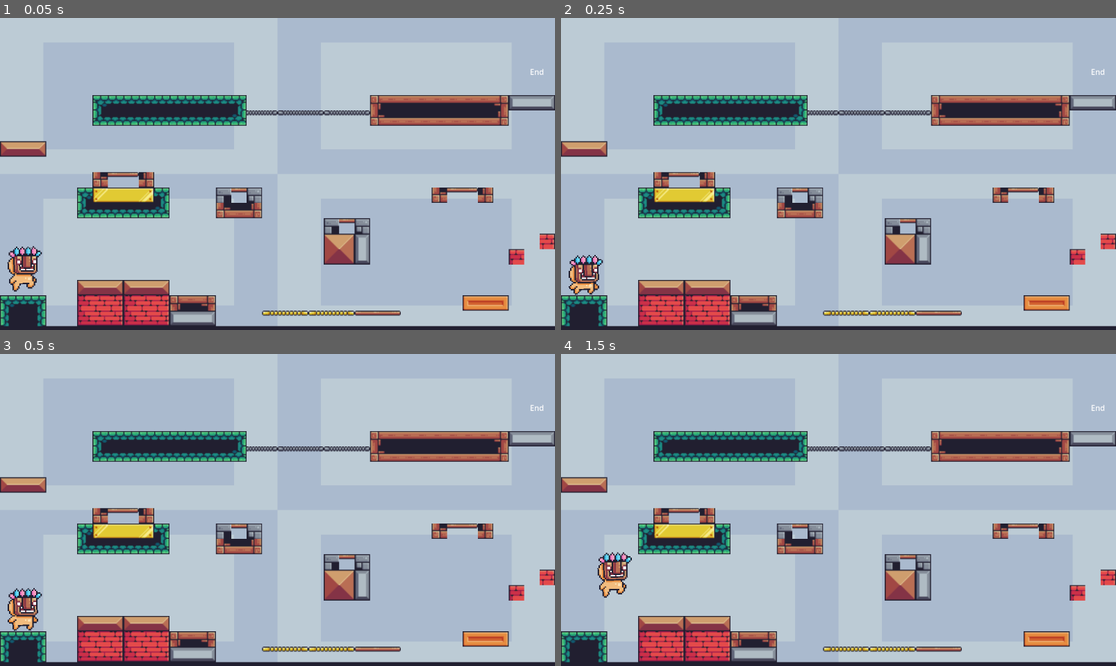
Above: before the commit, frames 1-4 (two rows, left to right).
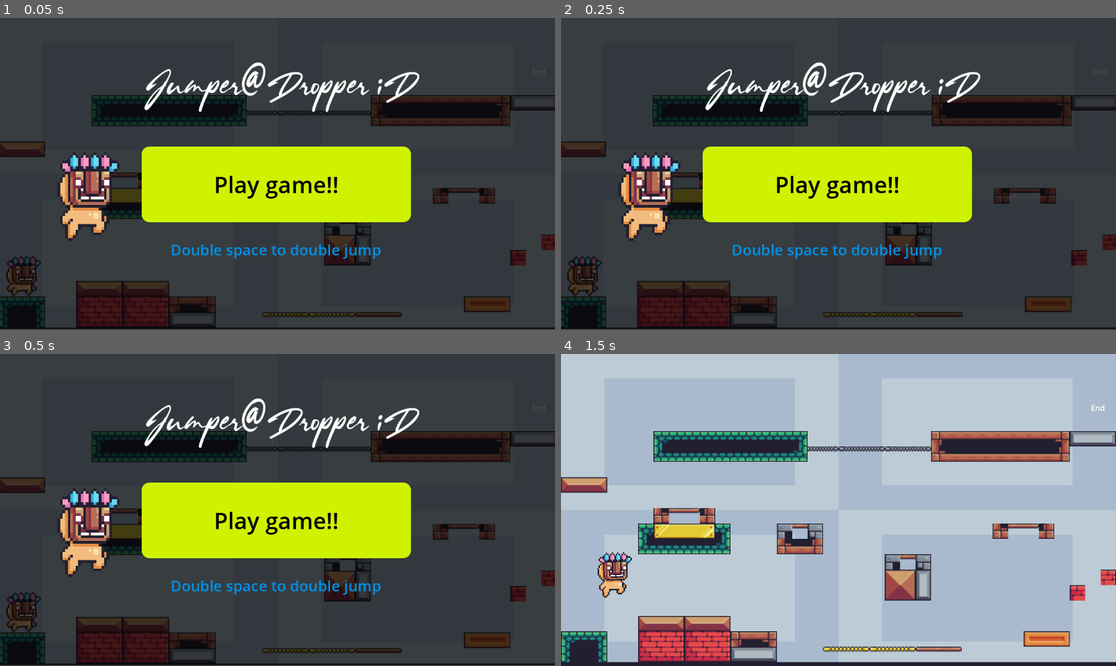
Above: after the commit, the same moments.

Repository: Miguella297/Daydream_project
Game: Godot game, scene res://Scenes/main_menu.tscn
The game is run twice, just before and just after one commit, with the same random seed, the same clock (stepped at 60 frames per second) and the same inputs. Before the commit the project starts from res://node_2d.tscn.
Inputs (mouse positions are in pixels of both pictures, inside the frame that each line leads up to):
- Up to frame 1 (0.05 s): no input
- Up to frame 2 (0.25 s): no input
- Up to frame 3 (0.5 s): no input
- Up to frame 4 (1.5 s): click (838, 519) at 0.5 s, where only the run after the commit has a clickable "Play game!!"; tap Enter (ui_accept) at 1.25 s; hold Right (ui_right) from 1.28 s (still down)

The runs differ from the first frame. In frame 1, 99% of the frame differs, in the area x 0-100%, y 0-100%; in frame 2, 99%; in frame 3, 99%; in frame 4, nothing differs.

Commit message:
menu finished, onto level 2

Diff:
--- a/Scenes/main_menu.tscn
+++ b/Scenes/main_menu.tscn
@@ -94,4 +94,14 @@
 scale = Vector2(5.375, 5.75)
 texture = ExtResource("3_ce3w2")
 
+[node name="Label2" type="Label" parent="."]
+layout_mode = 0
+offset_left = 354.0
+offset_top = 459.0
+offset_right = 791.0
+offset_bottom = 505.0
+theme_override_colors/font_color = Color(0, 0.572894, 0.912717, 1)
+theme_override_font_sizes/font_size = 31
+text = "Double space to double jump"
+
 [connection signal="pressed" from="Button" to="." method="_on_start_pressed"]
--- a/Scenes/scenes/scenes/scenes/main_character.tscn
+++ b/Scenes/scenes/scenes/scenes/main_character.tscn
@@ -187,7 +187,7 @@
 }],
 "loop": true,
 "name": &"jumping",
-"speed": 5.0
+"speed": 7.0
 }, {
 "frames": [{
 "duration": 1.0,
@@ -243,6 +243,7 @@
 rotation = -0.0224404
 scale = Vector2(2.98139, 2.91185)
 sprite_frames = SubResource("SpriteFrames_2m4o6")
+animation = &"running"
 autoplay = "default"
 
 [node name="CollisionShape2D" type="CollisionShape2D" parent="."]
--- a/project.godot
+++ b/project.godot
@@ -11,7 +11,7 @@
 [application]
 
 config/name="Daydream_project"
-run/main_scene="uid://c67sqfj5b7rx1"
+run/main_scene="uid://m6s8g55diiqx"
 config/features=PackedStringArray("4.4", "GL Compatibility")
 config/icon="res://icon.svg"
 
